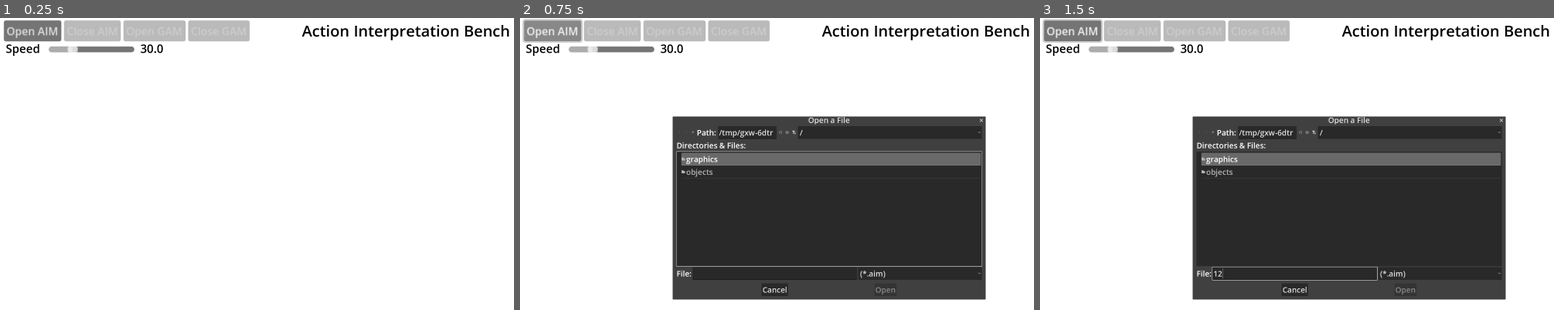
Above: before the commit, frames 1-3 (left to right).
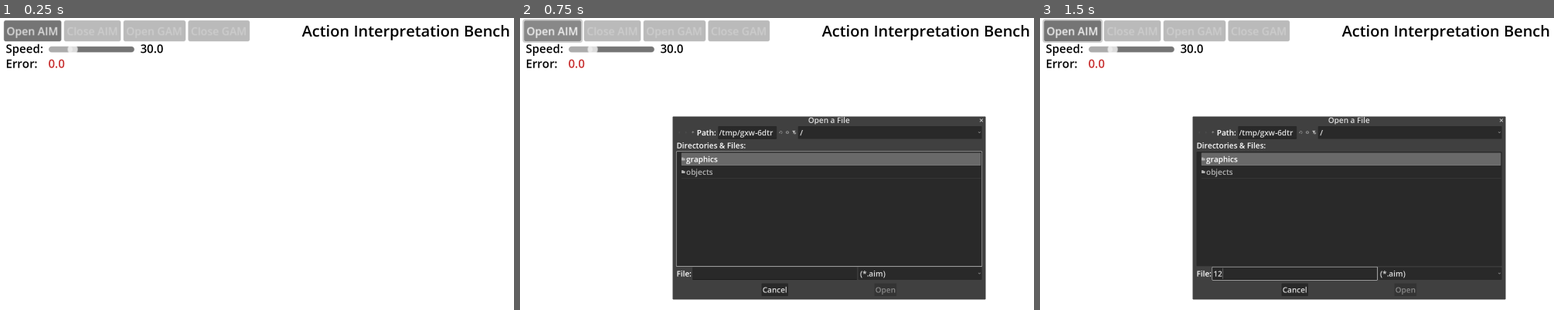
Above: after the commit, the same moments.

Repository: steampunkmind/mitw-action-interpretation-bench
Game: Godot game, scene res://objects/bench.tscn
Two runs of this game, one before a commit and one after it. Both use one fixed random seed, a clock stepped at 60 frames per second and the inputs below.
Inputs (mouse positions are in pixels of both pictures, inside the frame that each line leads up to):
- Up to frame 1 (0.25 s): no input
- Up to frame 2 (0.75 s): click "Open AIM" at 0.5 s
- Up to frame 3 (1.5 s): click (1297, 274) at 1.27 s; type "12" at 1.35 s

The runs differ from the first frame. In frame 1, 0.1% of the frame differs, in the area x 1-13%, y 9-18%; in frame 2, 0.2%, in the area x 1-56%, y 9-41%; in frame 3, 0.2%.

Commit message:
Adds total error value.

Diff:
--- a/objects/bench.gd
+++ b/objects/bench.gd
@@ -51,10 +51,14 @@
 
 func _on_timer_timeout() -> void:
 	$SensorDisplay.update_sensor_values()
+	var total_error_value = 0.0
 	for governor: Governor in _gam_model.get_governors():
 		governor.update_action_evaluations()
+		total_error_value += governor.get_error_value()
+	$TotalErrorValue.text = str("%.1f" % total_error_value)
 	$GovernorDisplay.refresh()
 	$ActionDisplay.refresh()
+
 
 func _on_action_button_pressed(action: Action) -> void:
 	$SensorDisplay.set_action(action)
--- a/objects/bench.tscn
+++ b/objects/bench.tscn
@@ -19,8 +19,13 @@
 font_color = Color(0, 0, 0, 1)
 
 [sub_resource type="LabelSettings" id="LabelSettings_a5qnj"]
+line_spacing = 0.0
 font_size = 48
 font_color = Color(0, 0, 0, 1)
+
+[sub_resource type="LabelSettings" id="LabelSettings_rpy7a"]
+font_size = 48
+font_color = Color(0.784314, 0.188235, 0.188235, 1)
 
 [sub_resource type="LabelSettings" id="LabelSettings_2ca8i"]
 font_size = 42
@@ -143,8 +148,8 @@
 offset_left = 24.0
 offset_top = 93.0
 offset_right = 195.0
-offset_bottom = 166.0
-text = "Speed"
+offset_bottom = 160.0
+text = "Speed:"
 label_settings = SubResource("LabelSettings_a5qnj")
 
 [node name="FrameRateSlider" type="HSlider" parent="."]
@@ -166,20 +171,36 @@
 text = "0"
 label_settings = SubResource("LabelSettings_a5qnj")
 
+[node name="TotalErrorLabel" type="Label" parent="."]
+offset_left = 24.0
+offset_top = 155.0
+offset_right = 195.0
+offset_bottom = 222.0
+text = "Error:"
+label_settings = SubResource("LabelSettings_a5qnj")
+
+[node name="TotalErrorValue" type="Label" parent="."]
+layout_mode = 0
+offset_left = 200.0
+offset_top = 155.0
+offset_right = 333.0
+offset_bottom = 222.0
+text = "0.0"
+label_settings = SubResource("LabelSettings_rpy7a")
+
 [node name="ActionDisplay" type="ColorRect" parent="."]
 layout_mode = 0
-offset_top = 160.0
+offset_top = 228.0
 offset_right = 3300.0
-offset_bottom = 360.0
+offset_bottom = 378.0
 script = ExtResource("2_8yn5t")
 action_panel_template = ExtResource("5_2ca8i")
 
 [node name="ActionButtonTemplate" type="Button" parent="ActionDisplay"]
 layout_mode = 0
 offset_left = 8.0
-offset_top = 68.0
 offset_right = 66.0
-offset_bottom = 99.0
+offset_bottom = 31.0
 scale = Vector2(2, 2)
 text = "Action"
 
Not shown: 1 places in objects/bench.tscn that only renumber resources
